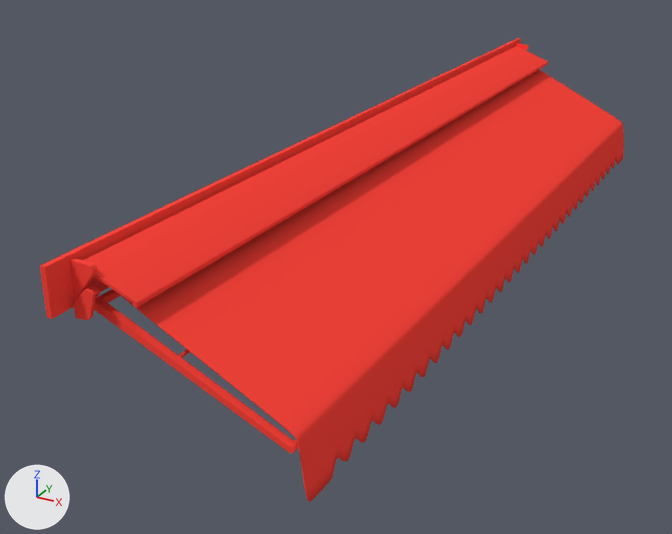
Two versions of the Blender file Props/Tent/Tent_large.blend, one commit apart.
Rendered twice from a camera (50 mm lens) standing at (3.07, -6.24, 1.89) and looking at (-0.05, -0.57, -0.94). Lighting does not change. The marker at lower left points along +X, +Y and +Z.

In view in the first picture: 'Tent_large_01', 'Tent_large_body_01'.
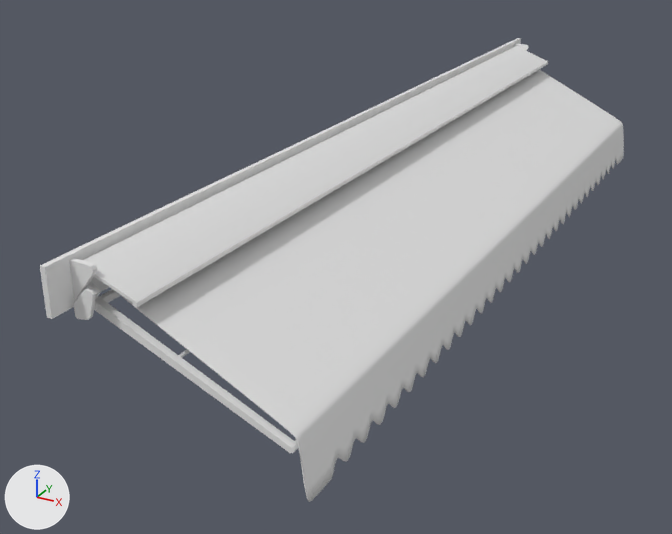
Where the change shows, as pixel boxes [x1, y1, x2, y2] in the pictures (672 x 534 px):
'Tent_large_01', recoloured (red to white)
    both: [118, 70, 624, 502]
'Tent_large_body_01', recoloured (red to white)
    both: [40, 38, 548, 453]

The change, as a list of edits to the scene's bpy script:
```text
Add mat_material_test:
    mat_material_test = principled_material('Material_test')
    mat_material_test.base_color = (0.8, 0.8, 0.8)  # white #e7e7e7
    mat_material_test.specular_ior_level = 0.25
Change me_tent_large:
    where me_tent_large.from_pydata(...)  # 495 vertices, 392 faces; spans x 0.0..1.22, y -3.15..3.26, z -0.92..0.01
    remove me_tent_large.materials.append(mat_red)  # red #ff473d
    add me_tent_large.materials.append(mat_material_test)  # white #e7e7e7
Change me_tent_large_body:
    where me_tent_large_body.from_pydata(...)  # 272 vertices, 217 faces; spans x -0.08..1.16, y -3.4..3.48, z -0.63..0.14
    remove me_tent_large_body.materials.append(mat_red_002)  # red #ff473d
    add me_tent_large_body.materials.append(mat_material_test)  # white #e7e7e7
```
